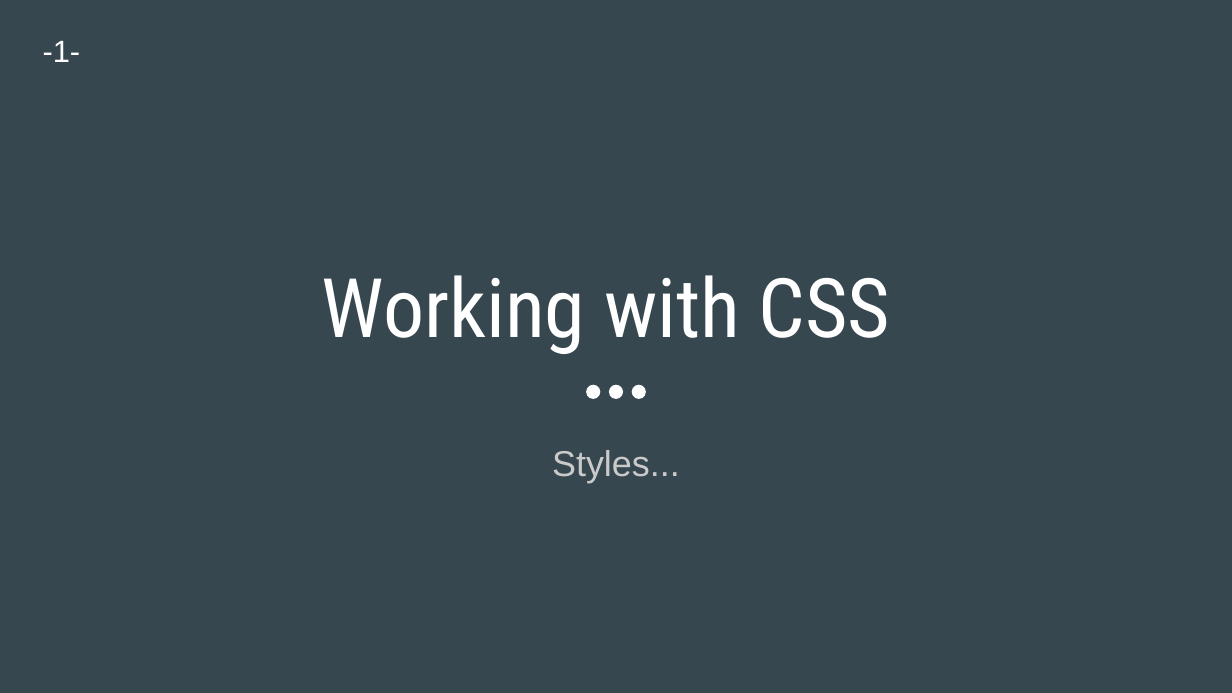
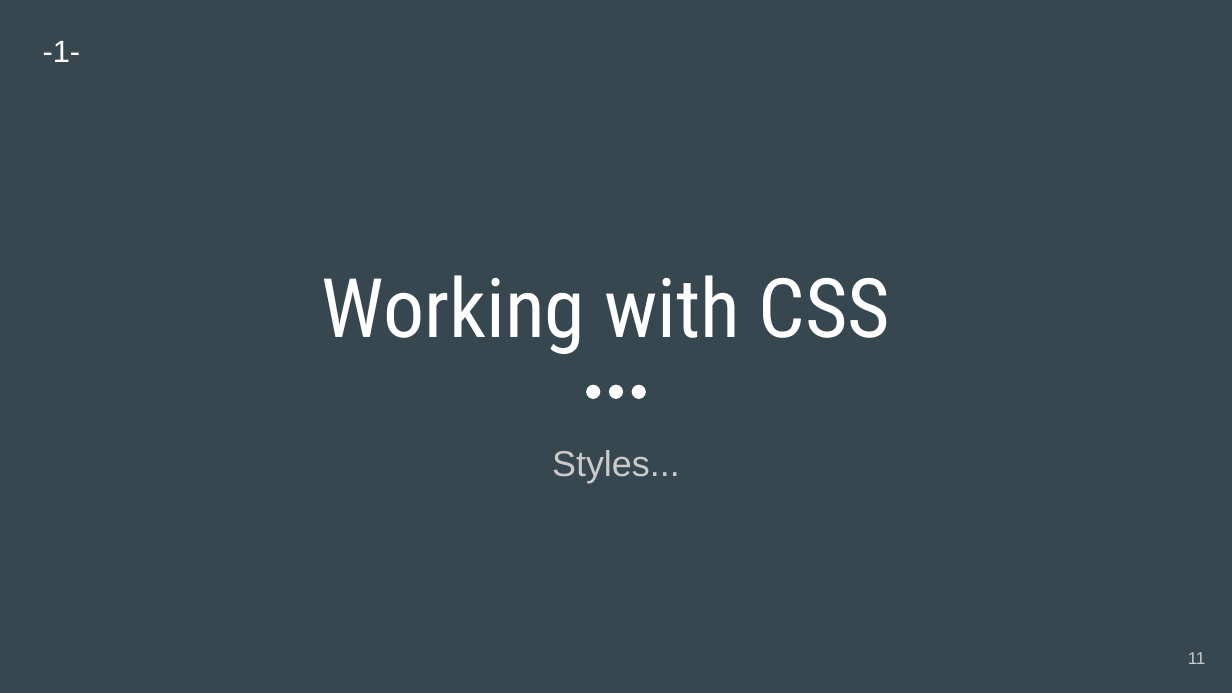
Before and after one commit to engwsalama/webdev_html_css, a slide deck: slide 11 of 2020-WebDev_HTML_CSS.pptx. Drawn at 1232x693 pixels with LibreOffice and Linux fonts; fonts in the diff are those of the drawing. Boxes give left, top, right and bottom in pixels: in the first picture for what was removed or moved away, otherwise in the second. Text is boxed around its words. In the diff, an @@ line names an element or a change of style, - is before the commit and + after.

```diff
--- a/2020-WebDev_HTML_CSS.pptx
+++ b/2020-WebDev_HTML_CSS.pptx
@@ page number added at bbox=[1188, 652, 1206, 664], 10 pt, text #CACACA @@
+11
```
Also in this commit, not shown: 42 other slides changed, 27 slides added, 22 other files.
